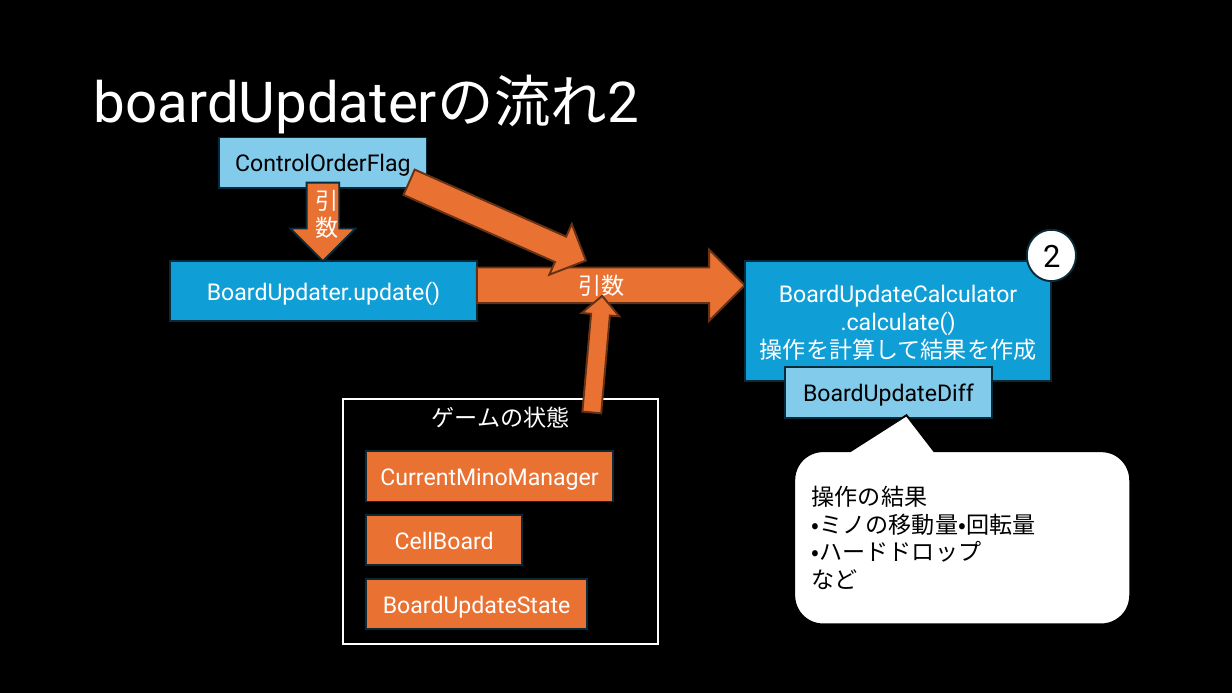
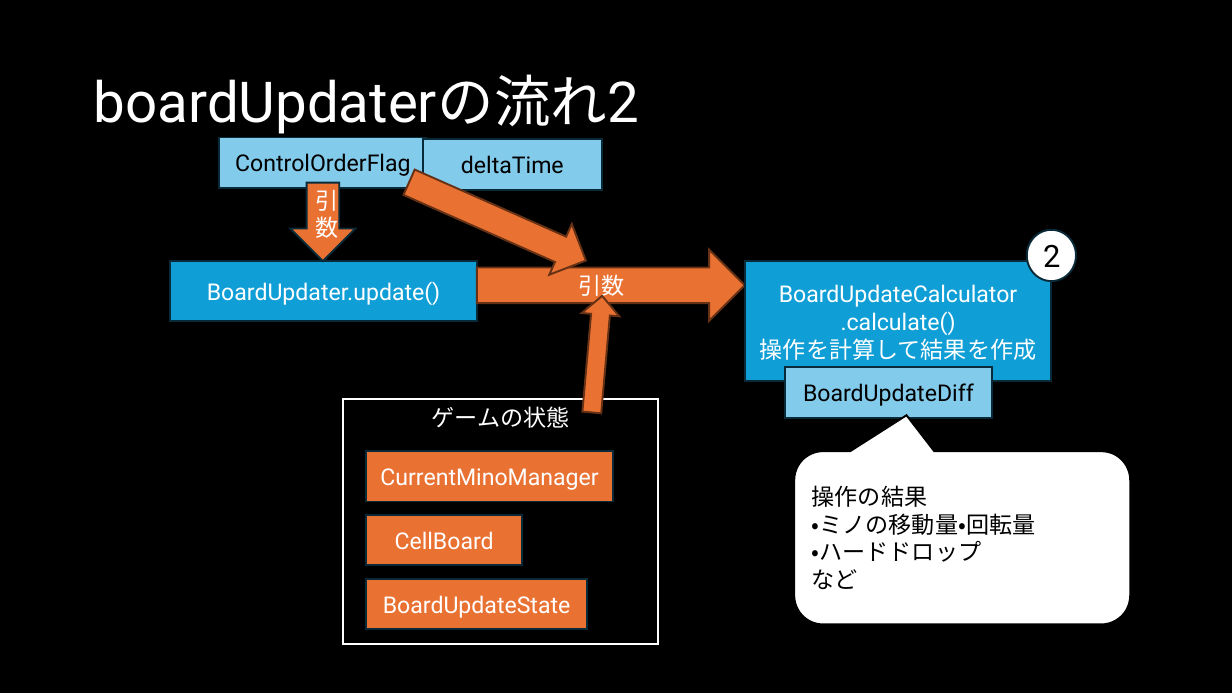
Before and after one commit to Ito-Hideaki/teresource, a slide deck: slide 11 of docs/DocToUnderstandTeresource.pptx (slide 9 before the commit). Drawn at 1232x693 pixels with LibreOffice and Linux fonts; fonts in the diff are those of the drawing. Boxes give left, top, right and bottom in pixels: in the first picture for what was removed or moved away, otherwise in the second. Text is boxed around its words. In the diff, an @@ line names an element or a change of style, - is before the commit and + after.

```diff
--- a/docs/DocToUnderstandTeresource.pptx
+++ b/docs/DocToUnderstandTeresource.pptx
@@ rectangle added at (423, 140, 602, 190), fill #83CBEB, outline #092A39 1.5 pt, 18 pt, text #000000 @@
+deltaTime
```
Also in this commit, not shown: 6 other slides changed, 21 slides added.
